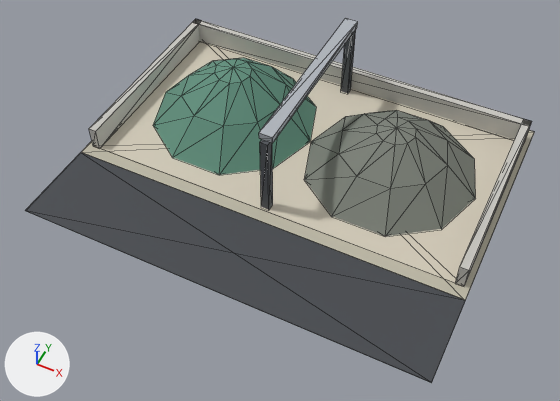
Renders of the glTF model public/models/site_heap_cu.glb from each side of a commit.
Both versions are drawn from a camera (50 mm lens) standing at (17.1, -36.1, 41.3) and looking at (0.7, -3.4, 0.4). Arrows for +X, +Y and +Z are at lower left; the lights stay in place. The picture after the commit comes second. Mesh edges are drawn as thin lines. Vertices at exactly the same position are counted once.

The scene before the commit, as lines of its bpy script (objects in view):
```python
me_site_heap_cu = bpy.data.meshes.new('site_heap_cu')
me_site_heap_cu.from_pydata(...)  # 125 vertices, 222 faces; spans x -15.0..15.0, y -12.0..12.0, z 0.0..6.9
# faces by material slot: [12, 10, 12, 36, 58, 58, 12, 24]
me_site_heap_cu.materials.append(mat_asphalt)  # dark grey #45484d
me_site_heap_cu.materials.append(mat_pad)  # grey #bdb8a6
me_site_heap_cu.materials.append(mat_gravel)  # pale yellow #d3cbb9
me_site_heap_cu.materials.append(mat_concrete)  # light grey #c8c6c0
me_site_heap_cu.materials.append(mat_cu_ore)  # green #5f8f7c
me_site_heap_cu.materials.append(mat_cu_rock2)  # grey #7b8077
me_site_heap_cu.materials.append(mat_ind_steel)  # grey #b0b5bc
me_site_heap_cu.materials.append(mat_ind_dark)  # dark grey #55595e
ob_site_heap_cu = bpy.data.objects.new('site_heap_cu', me_site_heap_cu)
ob_site_heap_cu.location = (0.0, 0.0, 0.0)
```
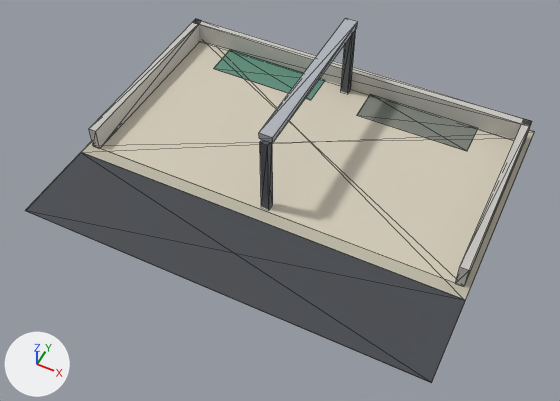
Edits to the bpy script that builds the scene:
```text
Change me_site_heap_cu:
    used by ob_site_heap_cu; location = (0.0, 0.0, 0.0)
    remove me_site_heap_cu.from_pydata(...)  # 125 vertices, 222 faces; spans x -15.0..15.0, y -12.0..12.0, z 0.0..6.9
    add me_site_heap_cu.from_pydata(...)  # 80 vertices, 130 faces; spans x -15.0..15.0, y -12.0..12.0, z 0.0..6.9
    me_site_heap_cu part 1: a new loose piece, a box spanning x -11.0..-2.0, y 7.6..10.4, z 0.09..0.11, in mat_cu_ore (green #5f8f7c)
    me_site_heap_cu part 2: a new loose piece, a box spanning x 2.0..11.0, y 7.6..10.4, z 0.09..0.11, in mat_cu_rock2 (grey #7b8077)
    me_site_heap_cu part 3: the loose piece of 61 vertices spanning x -13.0..13.0, y -2.9..9.4, z 0.1..4.9 is deleted
```

Where the change shows, as pixel boxes [x1, y1, x2, y2] in the pictures (560 x 401 px):
part 1 of me_site_heap_cu, added (green): after [214, 50, 325, 100]
part 2 of me_site_heap_cu, added: after [357, 94, 478, 151]
part 3 of me_site_heap_cu, deleted: before [153, 58, 475, 236]
